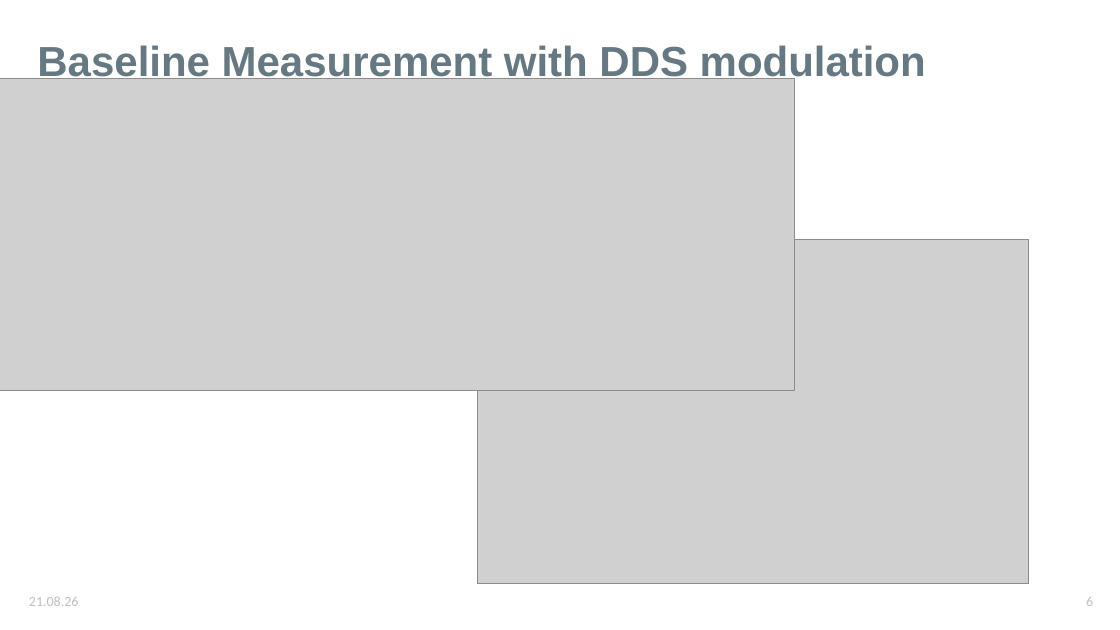
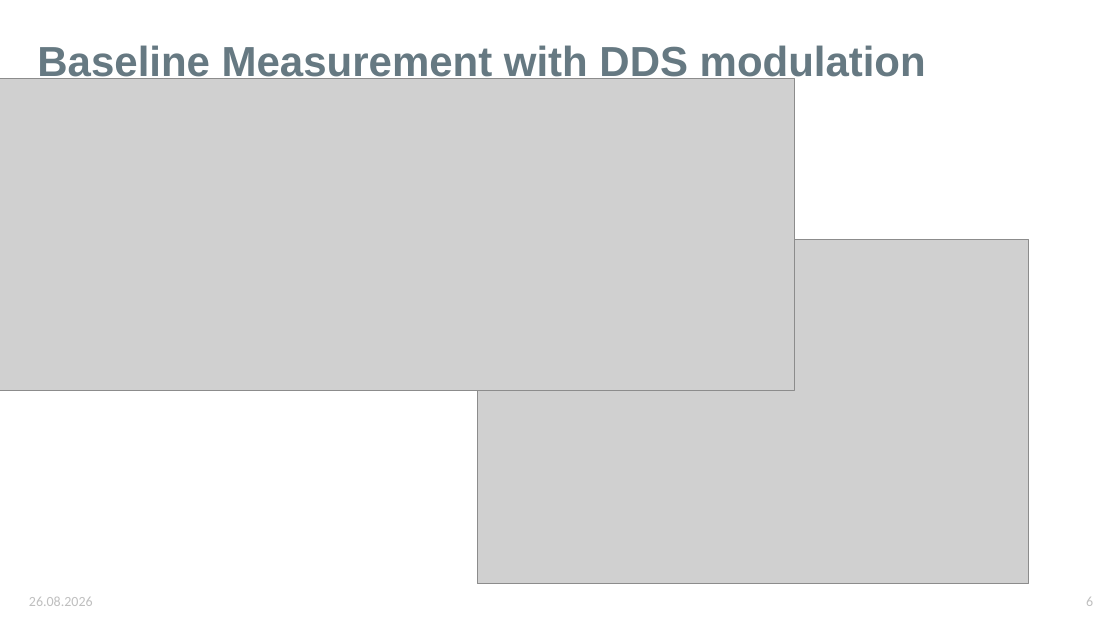
Before and after one commit to karinkruuse/Esitlused, a slide deck: slide 6 of updates.pptx. Drawn at 1120x630 pixels with LibreOffice and Linux fonts; fonts in the diff are those of the drawing; grey boxes stand for pictures. Boxes give left, top, right and bottom in pixels: in the first picture for what was removed or moved away, otherwise in the second. Text is boxed around its words. In the diff, an @@ line names an element or a change of style, - is before the commit and + after.

```diff
--- a/updates.pptx
+++ b/updates.pptx
@@ text at [29, 597, 93, 606]: text changed @@
-21.08.26
+26.08.2026
```
Also in this commit, not shown: 5 other slides changed, 9 other files.
